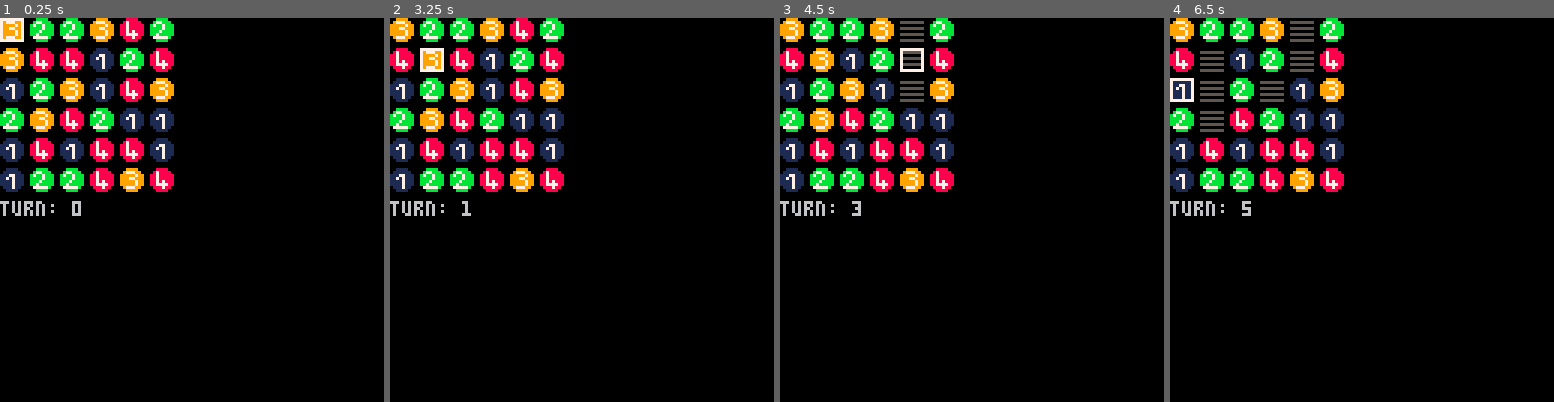
Above: before the commit, frames 1-4 (left to right).
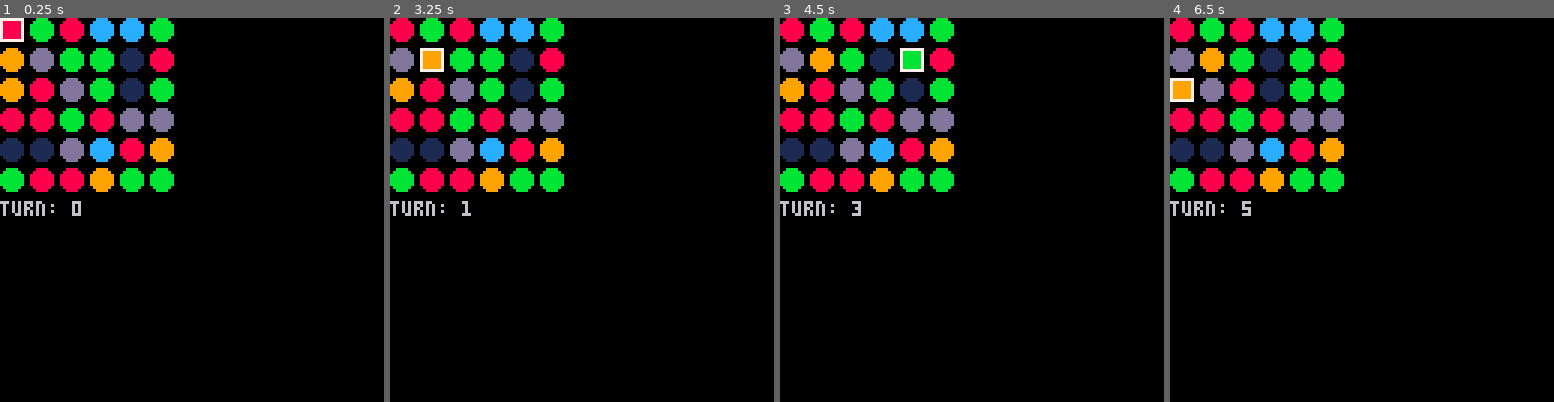
Above: after the commit, the same moments.

Repository: eSuardOdin/my_pico-8_games
Game: PICO-8 cartridge match_three/match_three.p8
Same seed, same stepped clock (60 frames per second), same inputs: the game is played once before the commit and once after it.
Inputs:
- Up to frame 1 (0.25 s): no input
- Up to frame 2 (3.25 s): tap O (Z key) at 0.33, 0.7, 1.43, 2.22, 3.1 s; tap X (X key) at 1.07, 2.07, 2.4, 2.73, 3.07 s; hold Left 1.97-2.37 s; hold Down 2.42-2.82 s; hold Right from 2.87 s (still down)
- Up to frame 3 (4.5 s): tap X (X key) every 0.33 s from 3.4 to 4.4 s; release Right at 3.53 s; hold Up 3.58-4.08 s; tap O (Z key) at 3.98 s; hold Right from 4.13 s (still down)
- Up to frame 4 (6.5 s): release Right at 4.53 s; hold Down 4.58-5.08 s; tap X (X key) every 0.33 s from 4.73 to 6.4 s; tap O (Z key) at 4.87, 5.75 s; hold Left 5.13-5.8 s; hold Up 5.85-6.18 s; hold Left from 6.23 s (still down)

The runs differ from the first frame. In frame 1, 9.8% of the frame differs, in the area x 0-46%, y 0-46%; in frame 2, 9.9%; in frame 3, 9.9%; in frame 4, 10%.

Commit message:
Matching cycle ok

Diff:
--- a/match_three/match_three.p8
+++ b/match_three/match_three.p8
@@ -6,20 +6,36 @@
 end
 
 function _update()
-manage_player()
 f+=1
+if status.stable then
+ printh(f.." : input")
+ process_input()
+elseif not status.fallen then
+ printh(f.." : fall")
+ make_fall()
+elseif not status.filled then
+ printh(f.." : fill")
+ refill()
+elseif not status.stable then
+ printh(f.." : match")
+ process_matches()
+end
 end
 
 function _draw()
 draw_board()
 draw_player()
+--draw_stats()
 end
 -->8
 -- init functions
 function init_game()
+q=init_q()
 f=0
 brd=init_brd()
+fil={x=0,y=0}
 p={x=0,y=0,s={sel=false,x=0,y=0}}
+status={stable=true,fallen=true,filled=true}
 t=0
 end
 
@@ -30,7 +46,7 @@
   for j=1,6 do
    local col
    repeat
-    col=flr(rnd(4))+1
+    col=random_coin()
     until not (
     (j >= 3 and col== board[i][j-1] and col==board[i][j-2]) or
     (i >= 3 and col== board[i-1][j] and col==board[i-2][j]))
@@ -41,7 +57,7 @@
 end
 -->8
 -- update functions
-function manage_player()
+function process_input()
 if p.s.sel==false then
 	if btnp(⬆️)and p.y>0then
   p.y-=1
@@ -70,97 +86,70 @@
  elseif btnp(❎) then
  swap(p.s.x+1,p.s.y+1,p.x+1,p.y+1)
  update_turn()
- proceed_match(p.x,p.y,get_contiguous(p.x,p.y))
- proceed_match(p.s.x,p.s.y,get_contiguous(p.s.x,p.s.y))
  p.s.sel=false
  end
 end
 end
 
 function update_turn()
-t+=1
-end
-
-function get_contiguous(x,y)
-local c=brd[x+1][y+1]
-local y_a=1
-local x_a=1
-local x_i=x+1
-local y_i=y+1
-while (x_i!=1and brd[x_i][y+1]==c) do
-  x_i-=1
-  if(brd[x_i][y+1]==c)then
-   x_a+=1
-  else break
-  end
-end
-x_i=x+1
-while (x_i!=6and brd[x_i][y+1]==c) do
-  x_i+=1
-  if(brd[x_i][y+1]==c)then
-   x_a+=1
-  else break
-  end
-end
-printh('---')
-printh("largeur: " .. x_a)
-while (y_i!=1and brd[x+1][y_i]==c) do
-  y_i-=1
-  if(brd[x+1][y_i]==c)then
-   y_a+=1
-  else break
-  end
-end
-y_i=y+1
-while (y_i!=6and brd[x+1][y_i]==c) do
-  y_i+=1
-  if(brd[x+1][y_i]==c)then
-   y_a+=1
-  else break
-  end
-end
-printh("longueur: " .. y_a)
-
-
-return x_a,y_a
-end
-
-function proceed_match(x,y,x_a,y_a)
-if x_a<3and y_a<3 then return end
-if x_a>=3then
- local i=x+1
- while i!=6and brd[i+1][y+1]==brd[x+1][y+1]do
-  brd[i+1][y+1]=7
-  x_a-=1
-  i+=1
- end
- local i=x+1
- while i!=1and brd[i-1][y+1]==brd[x+1][y+1]do
-  brd[i-1][y+1]=7
-  x_a-=1
-  i-=1
- end
-end
-if y_a>=3then
- local i=y+1
- while i!=6and brd[x+1][i+1]==brd[x+1][y+1]do
-  brd[x+1][i+1]=7
-  y_a-=1
-  i+=1
- end
- local i=y+1
- while i!=1and brd[x+1][i-1]==brd[x+1][y+1]do
-  brd[x+1][i-1]=7
-  y_a-=1
-  i-=1
- end
-end
-brd[x+1][y+1]=7
-y_a-=1
-x_a-=1
-if y_a!=0or x_a!=0 then printh('error')
-end
-
+ t+=1
+ --process_matches()
+ status.stable=false
+end
+
+-- apply gravity before filling
+function make_fall()
+if f%2==1 then return end
+ for i=1,6do
+  for j=1,5do
+   if brd[i][j]!=0 and
+      brd[i][j+1]==0 then
+    swap(i,j,i,j+1)
+    return
+   end
+  end
+ end
+ status.fallen=true
+end
+
+
+function refill()
+if f%2==1 then return end
+ for i=1,6do
+  for j=1,5do
+   if brd[i][j]==0 then
+    brd[i][j]=random_coin()
+    return
+   end
+  end
+ end
+ status.filled=true
+end
+
+
+function process_matches()
+ --local matched=false
+ matches=find_matches()
+ if #matches>0then
+  printh(" matches found:")
+  status.stable=false
+  status.fallen=false
+  status.filled=false
+  for i=1,#matches do
+   printh("in loop "..i)
+   for j=1,#matches[i] do
+    printh("in sub loop "..j)
+    if not matched then
+     matched = true
+    end
+    printh("  [x:"..matches[i][j][1]..",y:"..matches[i][j][2].."]")
+    brd[matches[i][j][1]][matches[i][j][2]]=0
+    end
+   end
+-- elseif not matched then
+ else
+  status.stable=true
+ end
 end
 -->8
 -- draw functions
@@ -184,35 +173,173 @@
 
 function draw_player()
 if(p.s.sel)then
- spr(6, p.s.x*10, p.s.y*10)
-end
- spr(5, p.x*10, p.y*10)
-end
-
+ spr(15, p.s.x*10, p.s.y*10)
+end
+ spr(14, p.x*10, p.y*10)
+end
+
+function draw_stats()
+ local st=""
+ local fa=""
+ local fi=""
+ if status.stable then
+  st="true"
+ else
+  st="false"
+ end
+ if status.fallen then
+  fa ="true"
+ else
+  fa="false"
+ end
+ if status.filled then
+  fi="true"
+ else
+  fi="false"
+ end
+ print("stable: "..st,0,90)
+ print("fallen: "..fa,0,100)
+ print("filled: "..fi,0,110)
+end
 -->8
 -- helper functions
+-- queue
+function init_q()
+local q={}
+q.first=1
+q.last=0
+q.data={}
+return q
+end
+
+function insert(q_, v)
+q_.last+=1
+q_.data[q_.last]=v
+end
+
+function remove(q_)
+ if(q_.first>q_.last)then
+  res=-1
+ else
+  res=q_.data[q_.first]
+  q_.data[q_.first]=nil
+  q_.first+=1
+ end
+return res
+end
+
 function swap(sx,sy,dx,dy)
 box=brd[dx][dy]
 brd[dx][dy]=brd[sx][sy]
 brd[sx][sy]=box
 end
+
+
+function bfs(seen,startx,starty)
+ local i=1
+ -- get elt type
+ insert(q, {startx,starty})
+ --printh(q.data[q.first][1].." "..q.data[q.first][2])
+ local el_t=brd[startx][starty]
+ pos={}
+
+ --printh(q.first.." "..q.last)
+ while(q.first<=q.last) do
+  local current=remove(q)
+  if current then
+   local x,y=current[1],current[2]
+   --printh(x.." "..y)
+   if(seen[x][y]==false)then
+    seen[x][y]=true
+    pos[i]={x,y}
+    i+=1
+    directions={{1,0},{-1,0},{0,1},{0,-1}}
+    for _, dir in ipairs(directions)do
+     local newx, newy= x+dir[1],y+dir[2]
+     if brd[newx] and brd[newx][newy] and not seen[newx][newy] and brd[newx][newy] == el_t then
+      insert(q,{newx,newy})
+     end
+    end
+   end
+  end
+ end
+ return pos
+end
+
+function find_matches()
+-- seen init
+local seen={}
+for i=1,6do
+ seen[i]={}
+ for j=1,6do
+  seen[i][j]=false
+ end
+end
+-- matches
+local matches={}
+local i=1
+-- iterate through board
+for y=1,6do
+ for x=1,6do
+ -- if !visited check matches
+  if(seen[x][y]==false)then
+   local pos=bfs(seen,x,y)
+   if(#pos>=3)then
+    local filtered_pos=filter_valid(pos)
+    if #filtered_pos>0 then
+     matches[i]=filtered_pos
+     i+=1
+    end
+   end
+  end
+ end
+end
+return matches
+end
+
+
+function filter_valid(m)
+ local filtered={}
+ local x_count={}
+ local y_count={}
+ local i=1
+ for _,p in ipairs(m)do
+  local x,y=p[1],p[2]
+  x_count[x]=(x_count[x] or 0)+1
+  y_count[y]=(y_count[y] or 0)+1
+ end
+
+ for _,p in ipairs(m)do
+  local cur_x,cur_y=p[1],p[2]
+  if  x_count[cur_x]>=3
+   or y_count[cur_y]>=3 then
+   filtered[i]=p
+   i+=1
+  end
+ end
+ return filtered
+end
+
+function random_coin()
+ return flr(rnd(6))+1
+end
 __gfx__
-000000000011110000bbbb00009999000088880077777777eeeeeeee000000000000000000000000000000000000000000000000000000000000000000000000
-00000000011111100b77bbb0097779900878888070000007e000000e555555550000000000000000000000000000000000000000000000000000000000000000
-0070070011177111b7bb7bbb999997998878888870000007e000000e000000000000000000000000000000000000000000000000000000000000000000000000
-0007700011717111bbbb7bbb999779998878888870000007e000000e555555550000000000000000000000000000000000000000000000000000000000000000
-0007700011117111bbb7bbbb999997998878788870000007e000000e000000000000000000000000000000000000000000000000000000000000000000000000
-0070070011117111bb7bbbbb999997998877778870000007e000000e555555550000000000000000000000000000000000000000000000000000000000000000
-0000000001117110077777b0097779900888788070000007e000000e000000000000000000000000000000000000000000000000000000000000000000000000
-000000000011110000bbbb00009999000088880077777777eeeeeeee555555550000000000000000000000000000000000000000000000000000000000000000
-00000000000000000000000000000000000000000000000000000000000000000000000000000000000000000000000000000000000000000000000000000000
-000000000011110000bbbb0000999900008888000000000000000000000000000000000000000000000000000000000000000000000000000000000000000000
-00000000011111100bbbbbb009999990088888800000000000000000000000000000000000000000000000000000000000000000000000000000000000000000
-00000000011111100bbbbbb009999990088888800000000000000000000000000000000000000000000000000000000000000000000000000000000000000000
-00000000011111100bbbbbb009999990088888800000000000000000000000000000000000000000000000000000000000000000000000000000000000000000
-00000000011111100bbbbbb009999990088888800000000000000000000000000000000000000000000000000000000000000000000000000000000000000000
-000000000011110000bbbb0000999900008888000000000000000000000000000000000000000000000000000000000000000000000000000000000000000000
-00000000000000000000000000000000000000000000000000000000000000000000000000000000000000000000000000000000000000000000000000000000
+000000000011110000bbbb00009999000088880000cccc0000dddd000000000000000000000000000000000000000000000000000000000077777777eeeeeeee
+00000000011111100bbbbbb009999990088888800cccccc00dddddd05555555500000000000000000000000000000000000000000000000070000007e000000e
+0070070011111111bbbbbbbb9999999988888888ccccccccdddddddd0000000000000000000000000000000000000000000000000000000070000007e000000e
+0007700011111111bbbbbbbb9999999988888888ccccccccdddddddd5555555500000000000000000000000000000000000000000000000070000007e000000e
+0007700011111111bbbbbbbb9999999988888888ccccccccdddddddd0000000000000000000000000000000000000000000000000000000070000007e000000e
+0070070011111111bbbbbbbb9999999988888888ccccccccdddddddd5555555500000000000000000000000000000000000000000000000070000007e000000e
+00000000011111100bbbbbb009999990088888800cccccc00dddddd00000000000000000000000000000000000000000000000000000000070000007e000000e
+000000000011110000bbbb00009999000088880000cccc0000dddd005555555500000000000000000000000000000000000000000000000077777777eeeeeeee
+00000000000000000000000000000000000000000088880000000000000000000000000000000000000000000000000000000000000000000000000000000000
+000000000011110000bbbb0000999900008888000878888000000000000000000000000000000000000000000000000000000000000000000000000000000000
+00000000011111100bbbbbb009999990088888808878888800000000000000000000000000000000000000000000000000000000000000000000000000000000
+00000000011111100bbbbbb009999990088888808878888800000000000000000000000000000000000000000000000000000000000000000000000000000000
+00000000011111100bbbbbb009999990088888808878788800000000000000000000000000000000000000000000000000000000000000000000000000000000
+00000000011111100bbbbbb009999990088888808877778800000000000000000000000000000000000000000000000000000000000000000000000000000000
+000000000011110000bbbb0000999900008888000888788000000000000000000000000000000000000000000000000000000000000000000000000000000000
+00000000000000000000000000000000000000000088880000000000000000000000000000000000000000000000000000000000000000000000000000000000
 00000000777777770000000000000000000000000000000000000000000000000000000000000000000000000000000000000000000000000000000000000000
 00000000700000070000000000000000000000000000000000000000000000000000000000000000000000000000000000000000000000000000000000000000
 00000000700000070000000000000000000000000000000000000000000000000000000000000000000000000000000000000000000000000000000000000000
Not shown, added: match_three/m3.drawio
